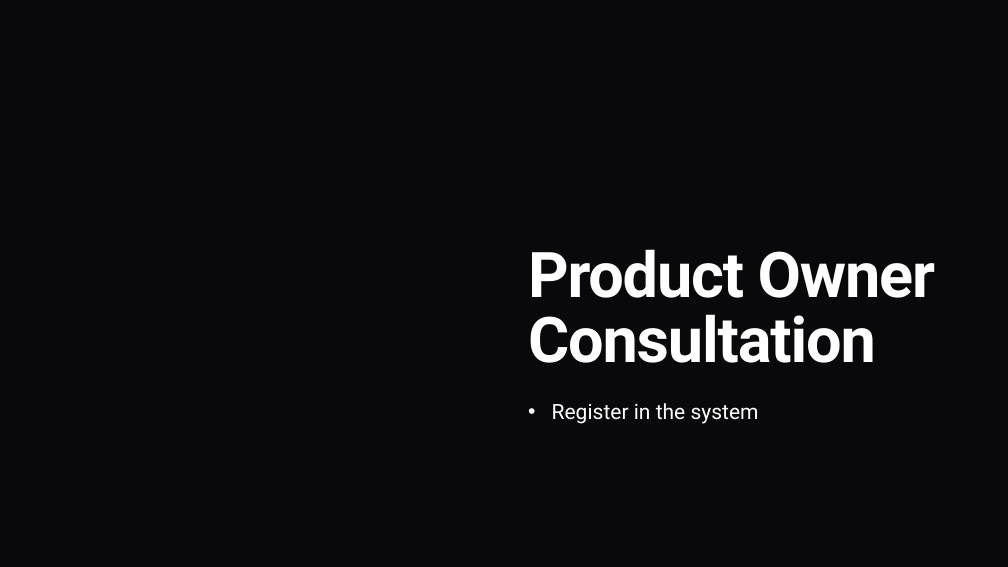
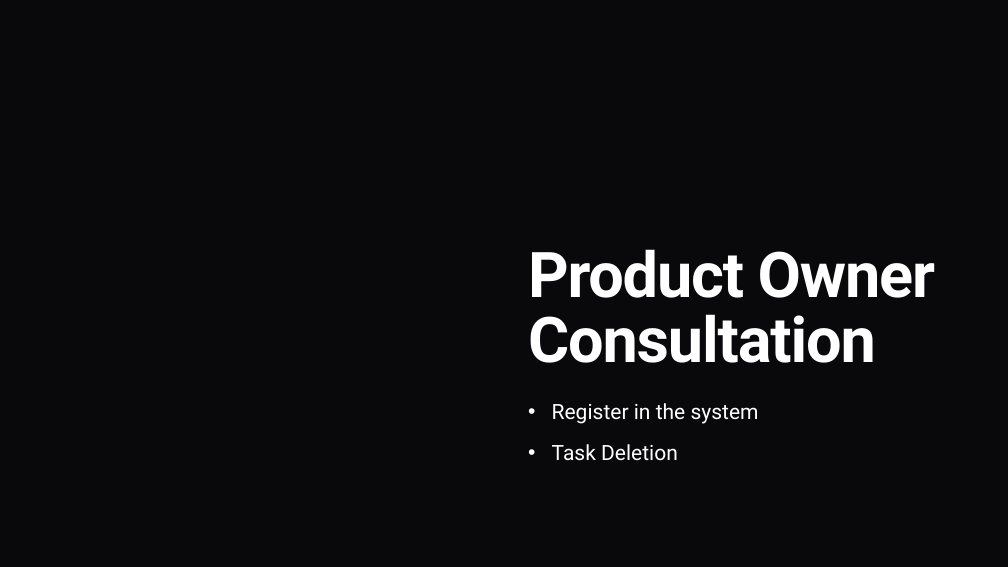
Before and after one commit to g2yoanivanov/ict-strypes-internship, a slide deck: slide 8 of 02_wbs_task/Internal_Task_Management_System.pptx. Drawn at 1008x567 pixels with LibreOffice and Linux fonts; fonts in the diff are those of the drawing; background and template pictures are left out. Boxes give left, top, right and bottom in pixels: in the first picture for what was removed or moved away, otherwise in the second. Text is boxed around its words. In the diff, an @@ line names an element or a change of style, - is before the commit and + after.

Commit message:
[WBS Task] Frontend Tasks Detail & Estimations rework

```diff
--- a/02_wbs_task/Internal_Task_Management_System.pptx
+++ b/02_wbs_task/Internal_Task_Management_System.pptx
@@ subtitle at (552,444,678,461): paragraph added @@
+• Task Deletion
```
Also in this commit, not shown: 1 other slide changed, 3 other files.
